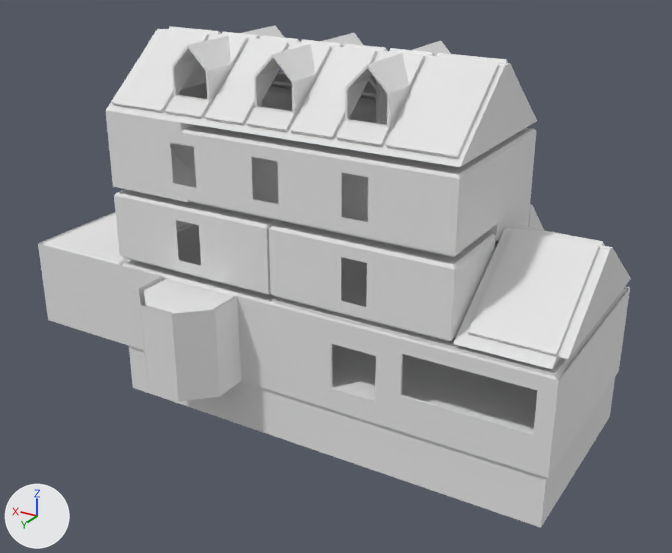
A saved change to the Blender file Assets/Models/House 2.blend.
One viewpoint serves both versions: a 50 mm camera at (-20.9, 35.0, 18.8) aimed at (-1.5, 2.5, 2.6). Every picture has the same lights, and +X, +Y and +Z are marked at lower left.

Objects in the first picture: 'House', 'House_exterior'.
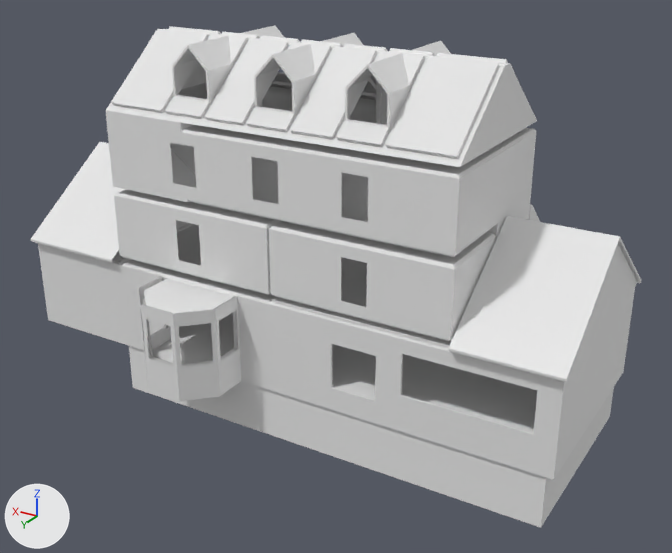
Boxes (x1, y1, x2, y2) around the edits, measured in the pictures (672 x 553 px):
'House_exterior', reshaped (27% taller): before (38, 212, 630, 478); after (31, 142, 641, 480)
part 1 of me_cube_001, added: after (31, 142, 241, 401)
part 2 of me_cube_001, built on: before (375, 286, 630, 478); after (375, 216, 641, 480)

The edits, one by one:
me_cube_001 is used by ob_house_exterior; location (0.0, 0.0, 0.0).
me_cube_001 had 146 vertices, 112 faces and spanned x -13.1..12.1, y -6.0..9.8, z -1.0..3.0.
me_cube_001 now has 298 vertices, 240 faces, 6 loose edges and spans x -13.5..12.2, y -6.0..9.8, z -1.0..6.8.
me_cube_001 part 1: 118 vertices added at x 0.5..12.2, y -2.4..9.8, z -1.0..6.8.
me_cube_001 part 2: 6 vertices moved from x -13.1, y -2.1..7.1, z -1.0..3.0 to x -13.3..-9.1, y -2.4..7.1, z -1.0..3.2; 2 vertices removed from x -13.1, y 7.1, z 0.0..3.0; 36 vertices added at x -13.5..-9.1, y -2.4..7.4, z -1.0..6.8.
